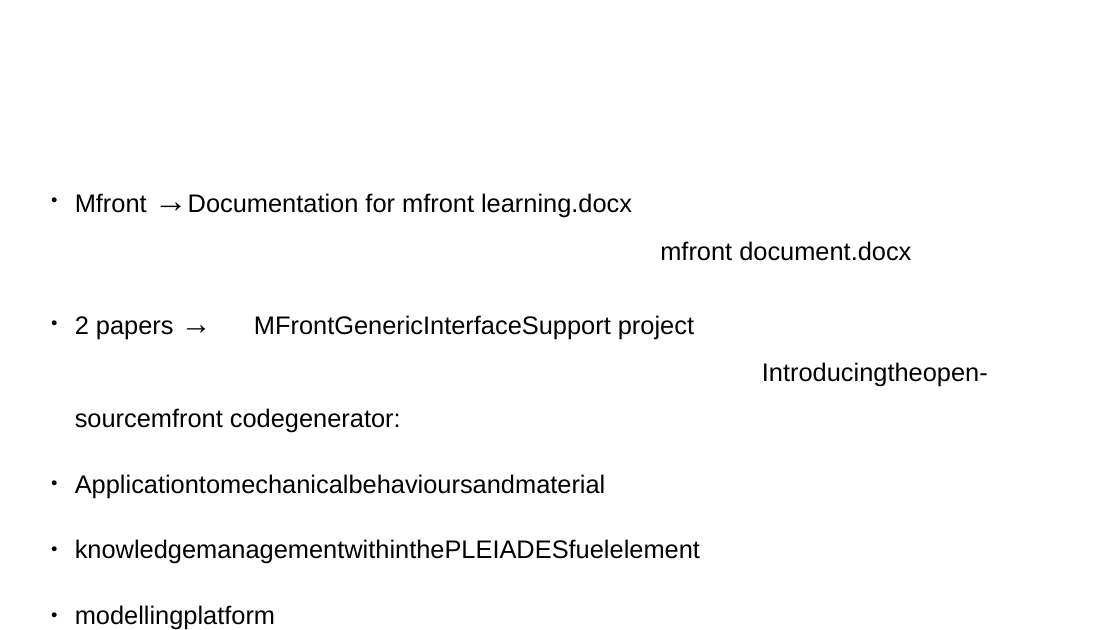
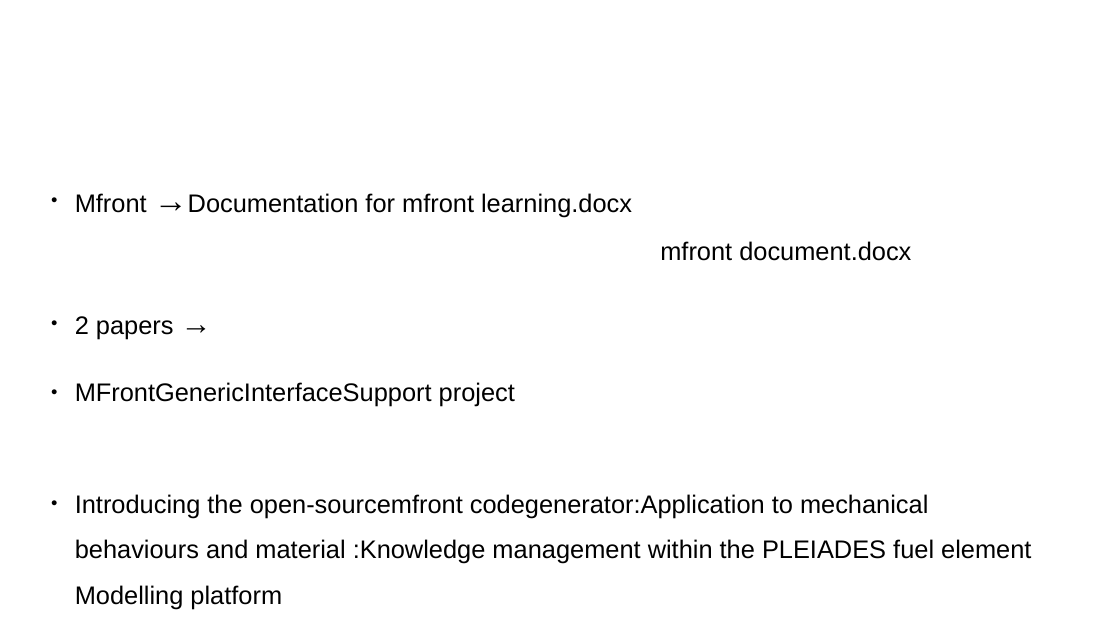
Before and after one commit to Tanzeela-dev/xue_documentation, a slide deck: slide 3 of ppt_intro.odp. Drawn at 1120x630 pixels with LibreOffice and Linux fonts; fonts in the diff are those of the drawing. Boxes give left, top, right and bottom in pixels: in the first picture for what was removed or moved away, otherwise in the second. Text is boxed around its words. In the diff, an @@ line names an element or a change of style, - is before the commit and + after.

```diff
--- a/ppt_intro.odp
+++ b/ppt_intro.odp
@@ text at [75,316,1031,609]: text changed @@
-● 2 papers → MFrontGenericInterfaceSupport project
-  Introducingtheopen-sourcemfront codegenerator:
-● Applicationtomechanicalbehavioursandmaterial
-● knowledgemanagementwithinthePLEIADESfuelelement
-● modellingplatform
+● 2 papers →
+● MFrontGenericInterfaceSupport project
+● Introducing the open-sourcemfront codegenerator:Application to mechanical behaviours and material :Knowledge management within the PLEIADES fuel element Modelling platform
```
Also in this commit, not shown: 8 other files.
